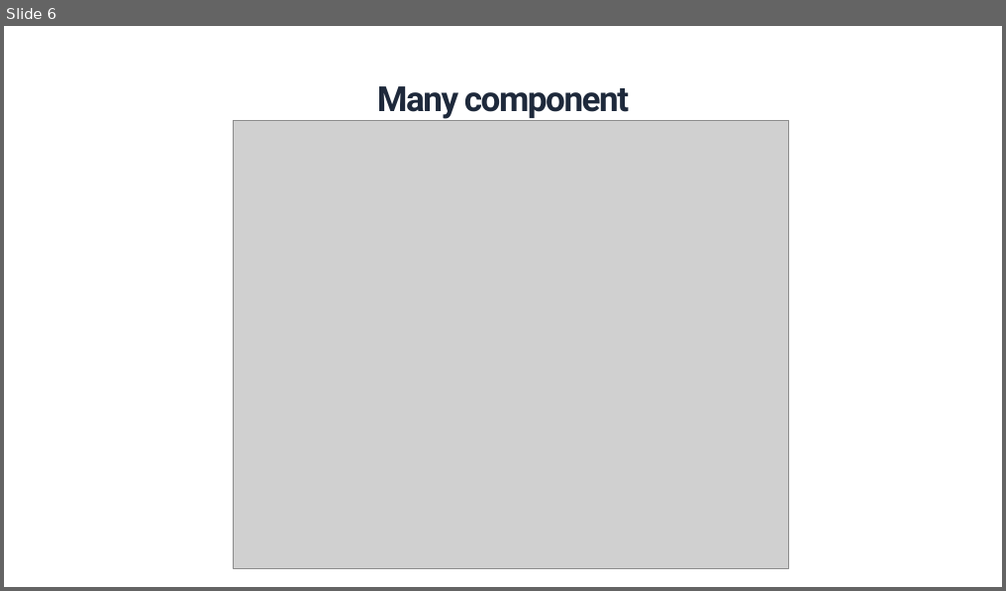
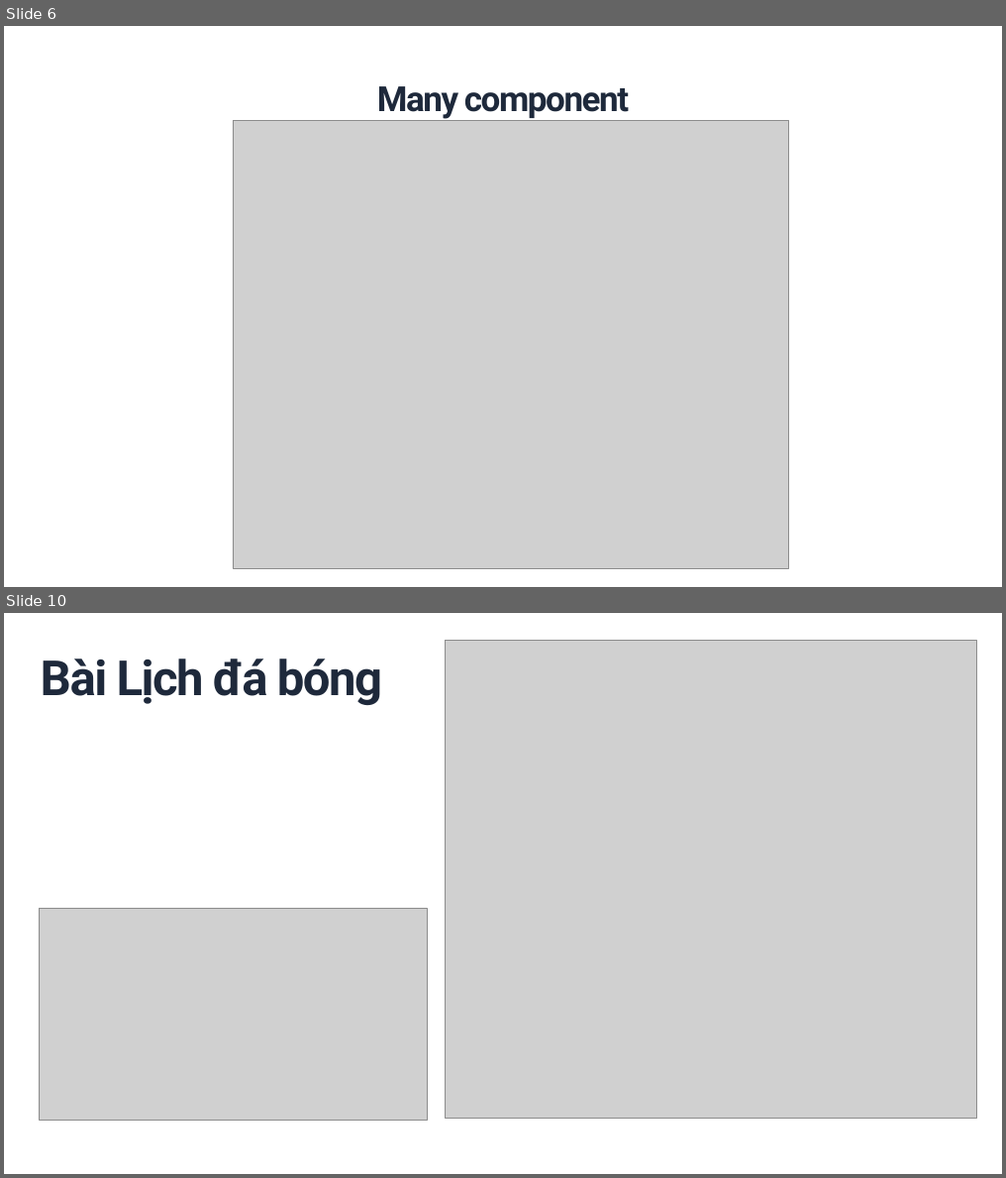
Before and after one commit to trongandev/tai-lieu-day-reactjs-tdsv, a slide deck: giao-an/buoi2/BUỔI 2 COMPONENT & TƯ DUY CHIA NHỎ.pptx. Shown one above the other, each under a label of ours: slide 6 before the commit, slides 6 and 10 after it; the slides between them are not shown. The pictures are 1006x591 and 1006x1178 pixels, drawn with LibreOffice and Linux fonts; fonts in the diff are those of the drawing; grey boxes stand for pictures. Boxes give left, top, right and bottom in pixels: in the first picture for what was removed or moved away, otherwise in the second. Text is boxed around its words. In the diff, an @@ line names an element or a change of style, - is before the commit and + after.

```diff
--- a/giao-an/buoi2/BUỔI 2 COMPONENT & TƯ DUY CHIA NHỎ.pptx
+++ b/giao-an/buoi2/BUỔI 2 COMPONENT & TƯ DUY CHIA NHỎ.pptx
@@ slide 10 added at (x1=4, y1=613, x2=1002, y2=1174), background #FFFFFF @@
@@ picture added at (x1=445, y1=640, x2=976, y2=1118) @@
@@ text added at (x1=41, y1=659, x2=382, y2=705), 70 pt, text #1E293B, bold @@
+Bài Lịch đá bóng
@@ picture added at (x1=39, y1=908, x2=427, y2=1120) @@
```
Also in this commit, not shown: 1 slide changed, 4 other slides added, 25 other files.
